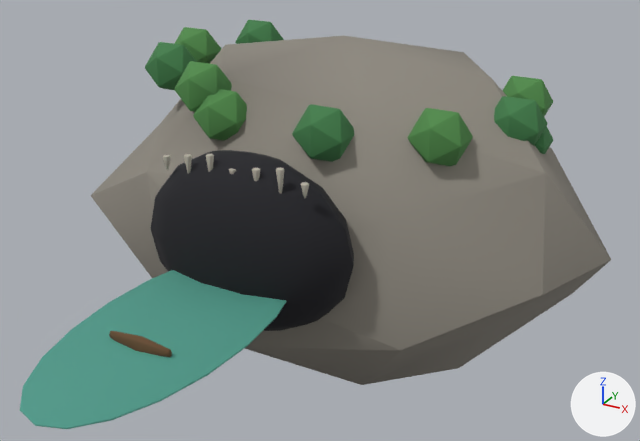
The glTF model models/world/lm-cave.glb as it was, and as the next commit left it.
The view is the same before and after, from a camera (50 mm lens) standing at (13.9, -26.9, 12.6) and looking at (0.8, -3.1, 0.7). Lighting does not change. The marker at lower right points along +X, +Y and +Z. The picture after the commit comes second. Where no turn or scale is listed for an object, it has been applied to the vertices. Vertices at exactly the same position are counted once.

Script lines for the objects in view, before the commit:
```python
me_mesh_0 = bpy.data.meshes.new('Mesh_0')
me_mesh_0.from_pydata(...)  # 2611 vertices, 5122 faces; spans x 0.0..18.8, y -22.9..0.0, z 0.0..12.8
me_mesh_0.materials.append(mat_places)
ob_mesh_0 = bpy.data.objects.new('Mesh_0', me_mesh_0)
ob_mesh_0.location = (-9.11, 7.58, -6.64)
```
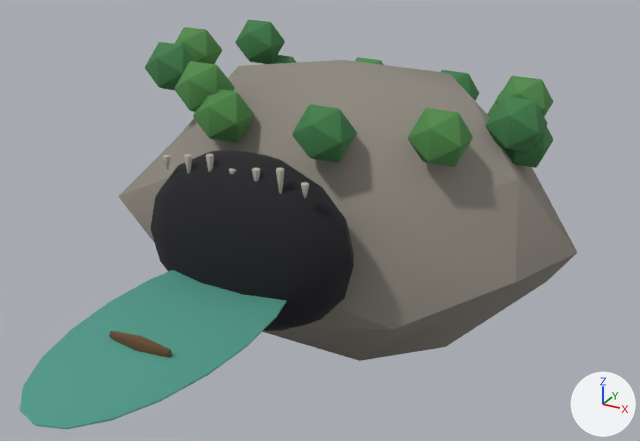
Where the newer file only moved an object's origin or applied its transform, the numbers keep the older frame.

Boxes (x1, y1, x2, y2) around the edits, measured in the pictures (640 x 441 px; the box of a moved part takes in the faces that stretch with it):
'Mesh_0', reshaped: before (20, 20, 611, 429); after (20, 20, 577, 429)
part 1 of me_mesh_0, rebuilt (12% narrower, 14% shorter): before (91, 35, 611, 385); after (119, 60, 577, 361)
part 2 of me_mesh_0, moved or reshaped: before (425, 76, 553, 166); after (433, 76, 553, 167)

The change in detail:
me_mesh_0 is used by ob_mesh_0; location (-9.11, 7.58, -6.64).
me_mesh_0 had 2611 vertices, 5122 faces and spanned x 0.0..18.8, y -22.9..0.0, z 0.0..12.8.
me_mesh_0 now has 2611 vertices, 5122 faces and spans x 1.0..17.7, y -22.9..-0.9, z 0.9..12.4.
me_mesh_0 part 1: the loose piece of 101 vertices spanning x 0.0..18.8, y -14.8..0.0, z 0.0..12.8 is rebuilt with 101 vertices and now spans x 1.0..17.7, y -13.9..-0.9, z 0.9..12.0.
me_mesh_0 part 2: 58 vertices moved within x 13.1..16.4, y -10.6..-4.6, z 9.3..11.7; 7 vertices removed from x 15.1..15.9, y -6.8..-5.1, z 9.3..11.0; 7 vertices added at x 15.0..15.8, y -6.7..-5.1, z 9.3..11.0.
Other edits to the shape of me_mesh_0 do not show in these pictures.
